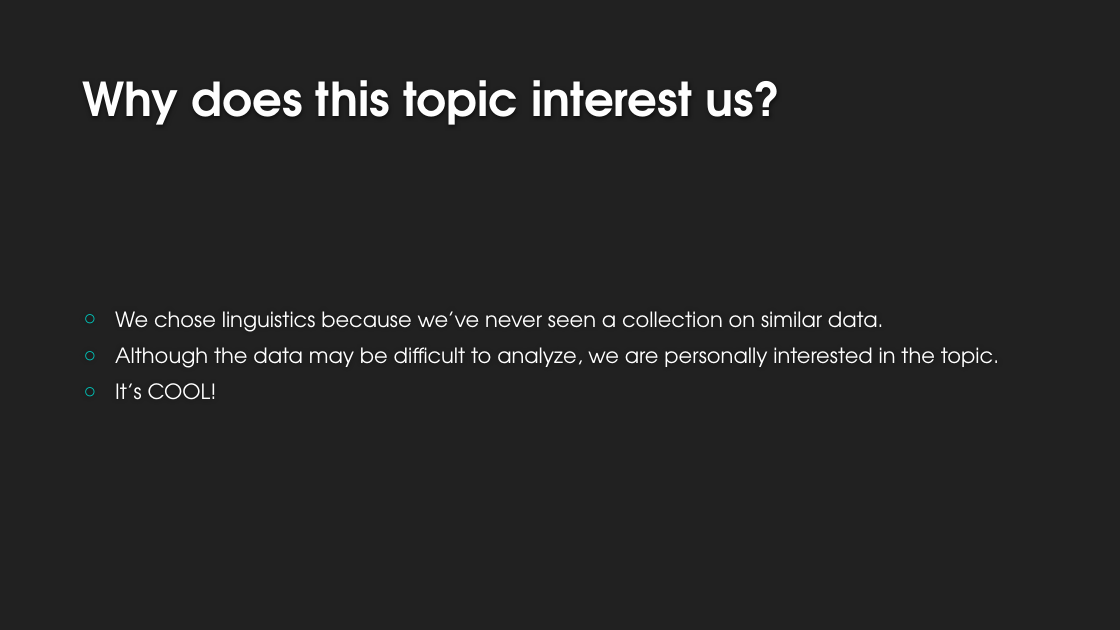
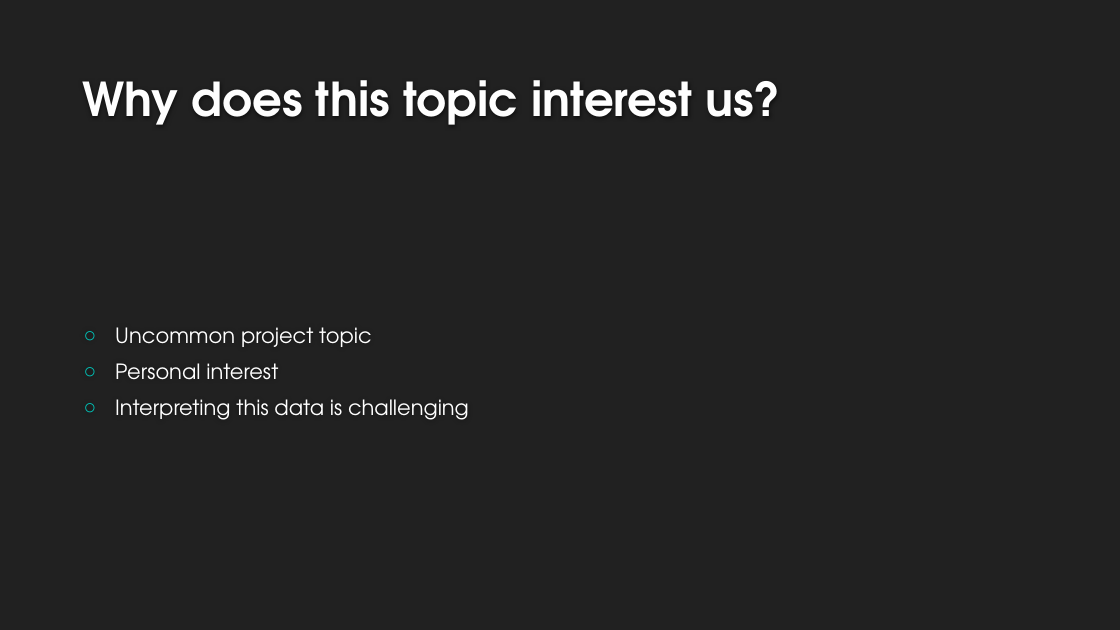
Before and after one commit to becker-c/linguistics-and-geography, a slide deck: slide 3 of Linguistics and Geography Final Presentation.pptx. Drawn at 1120x630 pixels with LibreOffice and Linux fonts; fonts in the diff are those of the drawing; background and template pictures are left out. Boxes give left, top, right and bottom in pixels: in the first picture for what was removed or moved away, otherwise in the second. Text is boxed around its words. In the diff, an @@ line names an element or a change of style, - is before the commit and + after.

```diff
--- a/Linguistics and Geography Final Presentation.pptx
+++ b/Linguistics and Geography Final Presentation.pptx
@@ text at <box>115,327,469,420</box>: text changed @@
-○ We chose linguistics because we’ve never seen a collection on similar data.
-○ Although the data may be difficult to analyze, we are personally interested in the topic.
-○ It’s COOL!
+○ Uncommon project topic
+○ Personal interest
+○ Interpreting this data is challenging
```
Also in this commit, not shown: 5 other slides changed, 6 slides added, 4 slides removed.
